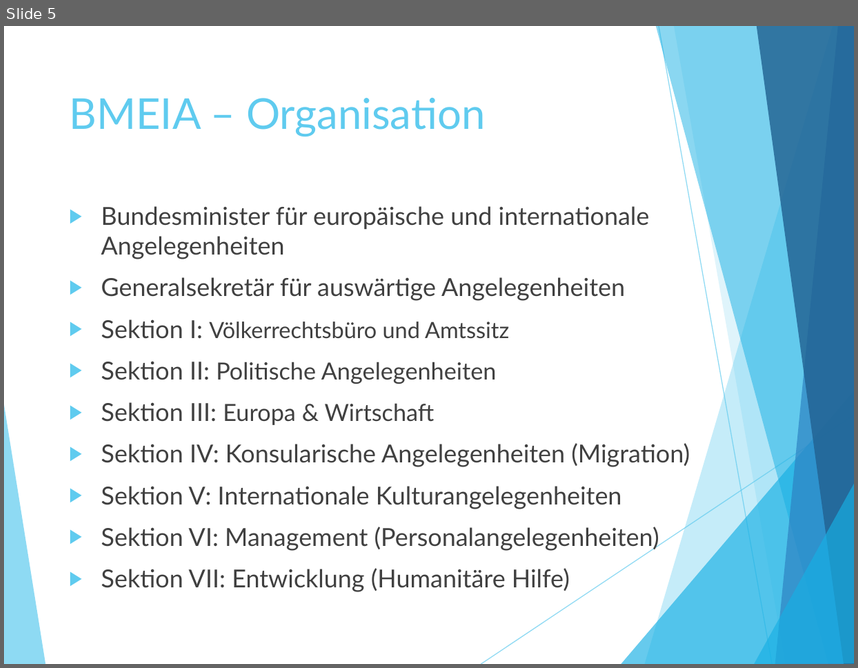
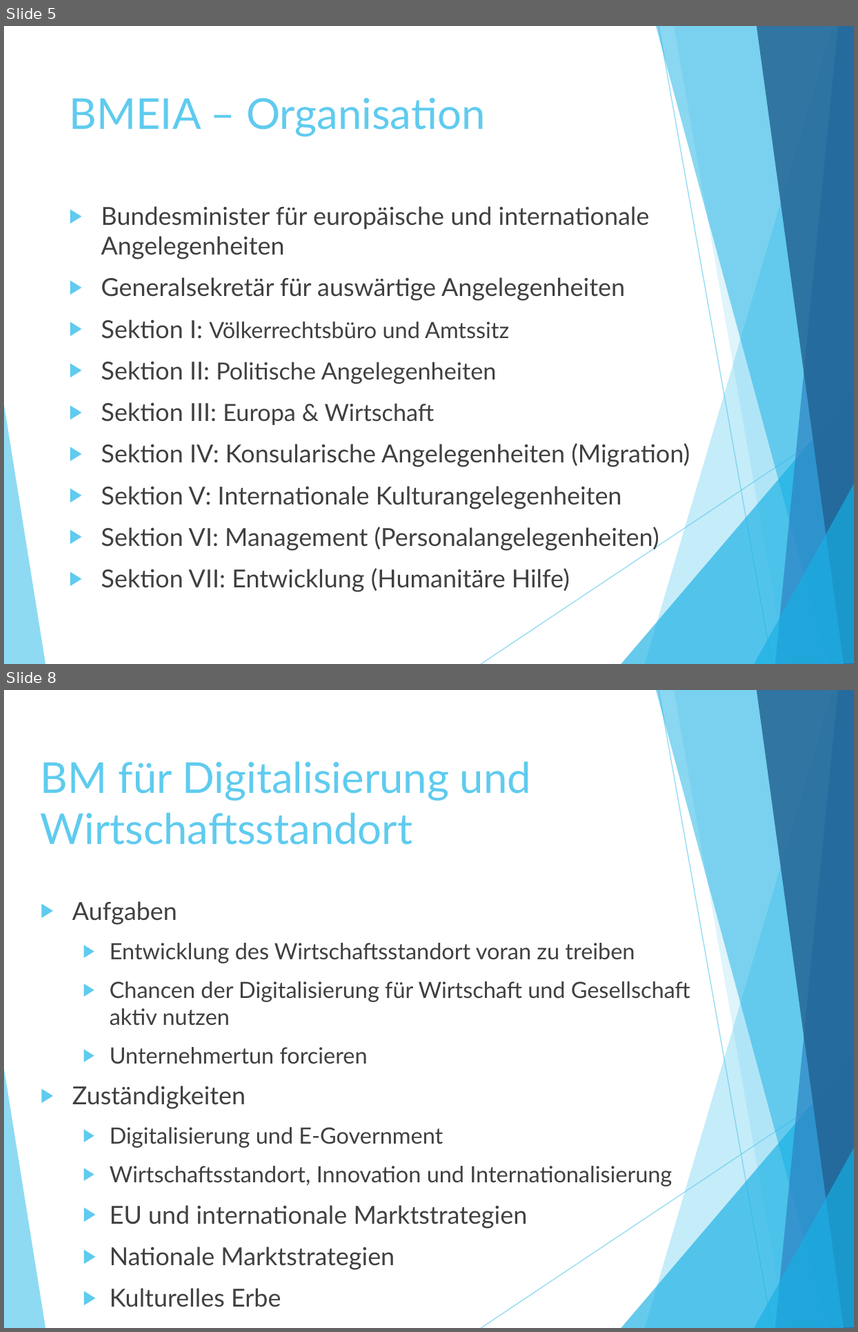
Before and after one commit to itsthistim/Berufsschule, a slide deck: Y3/PB/3.11_Vorlage Präsentation Bundesministerien.pptx. Shown one above the other, each under a label of ours: slide 5 before the commit, slides 5 and 8 after it; the slides between them are not shown. The pictures are 858x668 and 858x1332 pixels, drawn with LibreOffice and Linux fonts; fonts in the diff are those of the drawing. Boxes give left, top, right and bottom in pixels: in the first picture for what was removed or moved away, otherwise in the second. Text is boxed around its words. In the diff, an @@ line names an element or a change of style, - is before the commit and + after.

```diff
--- a/Y3/PB/3.11_Vorlage Präsentation Bundesministerien.pptx
+++ b/Y3/PB/3.11_Vorlage Präsentation Bundesministerien.pptx
@@ slide 8 added at <box>4,690,854,1328</box>, background #FFFFFF; not listed: 10 template elements that a slide beside it also shows @@
@@ title added at <box>41,761,531,845</box>, 36 pt, text #5FCBEF @@
+BM für Digitalisierung und Wirtschaftsstandort
@@ text added at <box>72,901,691,1307</box>, 19 pt, text #404040 @@
+▶ Aufgaben
+  ▶ Entwicklung des Wirtschaftsstandort voran zu treiben
+  ▶ Chancen der Digitalisierung für Wirtschaft und Gesellschaft aktiv nutzen
+  ▶ Unternehmertun forcieren
+▶ Zuständigkeiten
+  ▶ Digitalisierung und E-Government
+  ▶ Wirtschaftsstandort, Innovation und Internationalisierung
+  ▶ EU und internationale Marktstrategien
+  ▶ Nationale Marktstrategien
+  ▶ Kulturelles Erbe
```
Also in this commit, not shown: 3 slides changed, 4 other slides added, 9 other files.
